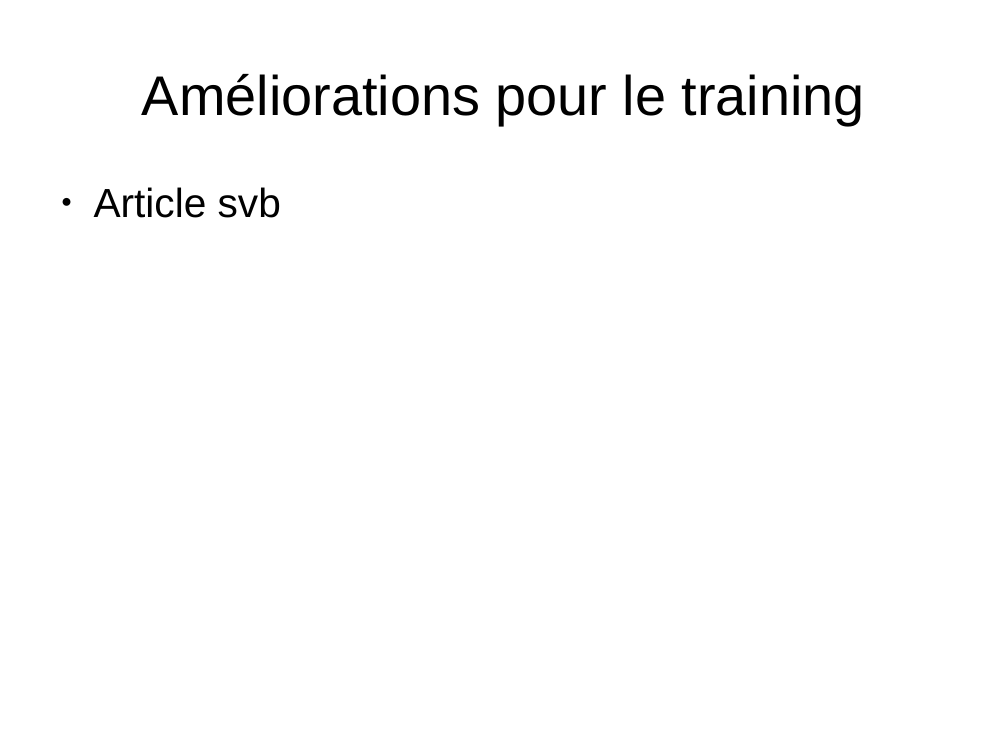
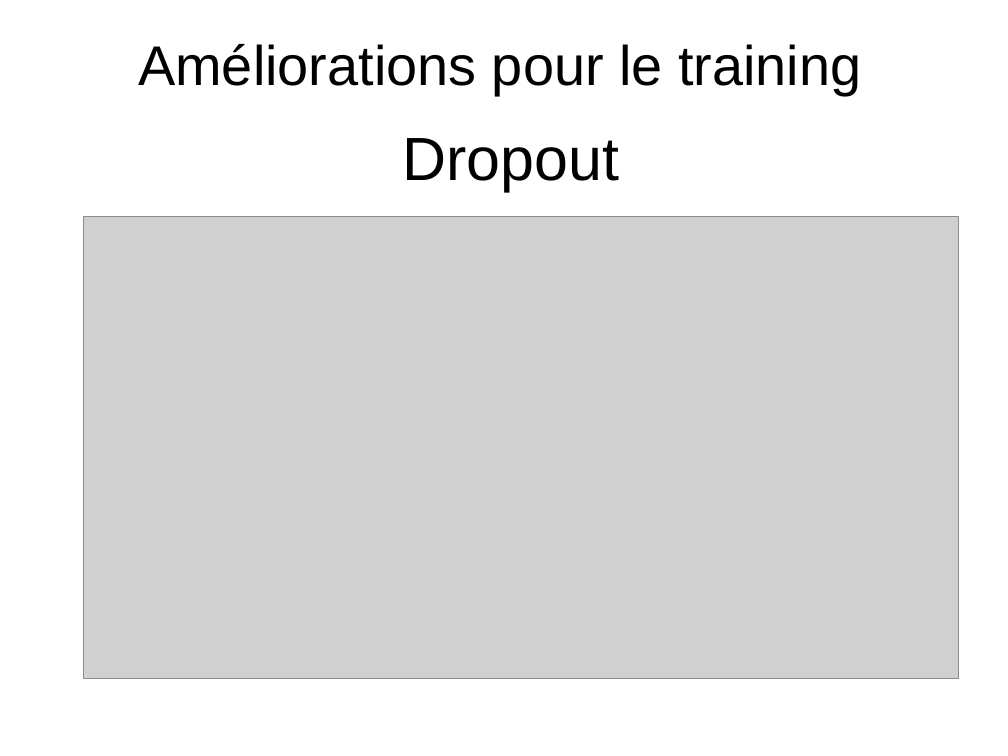
Before and after one commit to tonioecto/psc-profondeur, a slide deck: slide 10 of psc-article/ppt présentation proposition amélioration modèle.odp. Drawn at 1008x756 pixels with LibreOffice and Linux fonts; fonts in the diff are those of the drawing; grey boxes stand for pictures. Boxes give left, top, right and bottom in pixels: in the first picture for what was removed or moved away, otherwise in the second. Text is boxed around its words. In the diff, an @@ line names an element or a change of style, - is before the commit and + after.

Commit message:
presentation article

```diff
--- a/psc-article/ppt présentation proposition amélioration modèle.odp
+++ b/psc-article/ppt présentation proposition amélioration modèle.odp
@@ title "Améliorations pour le training" moved from (x1=142, y1=74, x2=865, y2=125) to (x1=138, y1=44, x2=861, y2=95) @@
@@ text added at (x1=403, y1=138, x2=620, y2=191), 48 pt, text #000000 @@
+Dropout
@@ text removed at (x1=94, y1=187, x2=281, y2=218) @@
-● Article svb
@@ picture added at (x1=84, y1=216, x2=960, y2=678) @@
```
Also in this commit, not shown: 1 other slide changed, 5 slides added, 3 slides removed, 6 other files.
